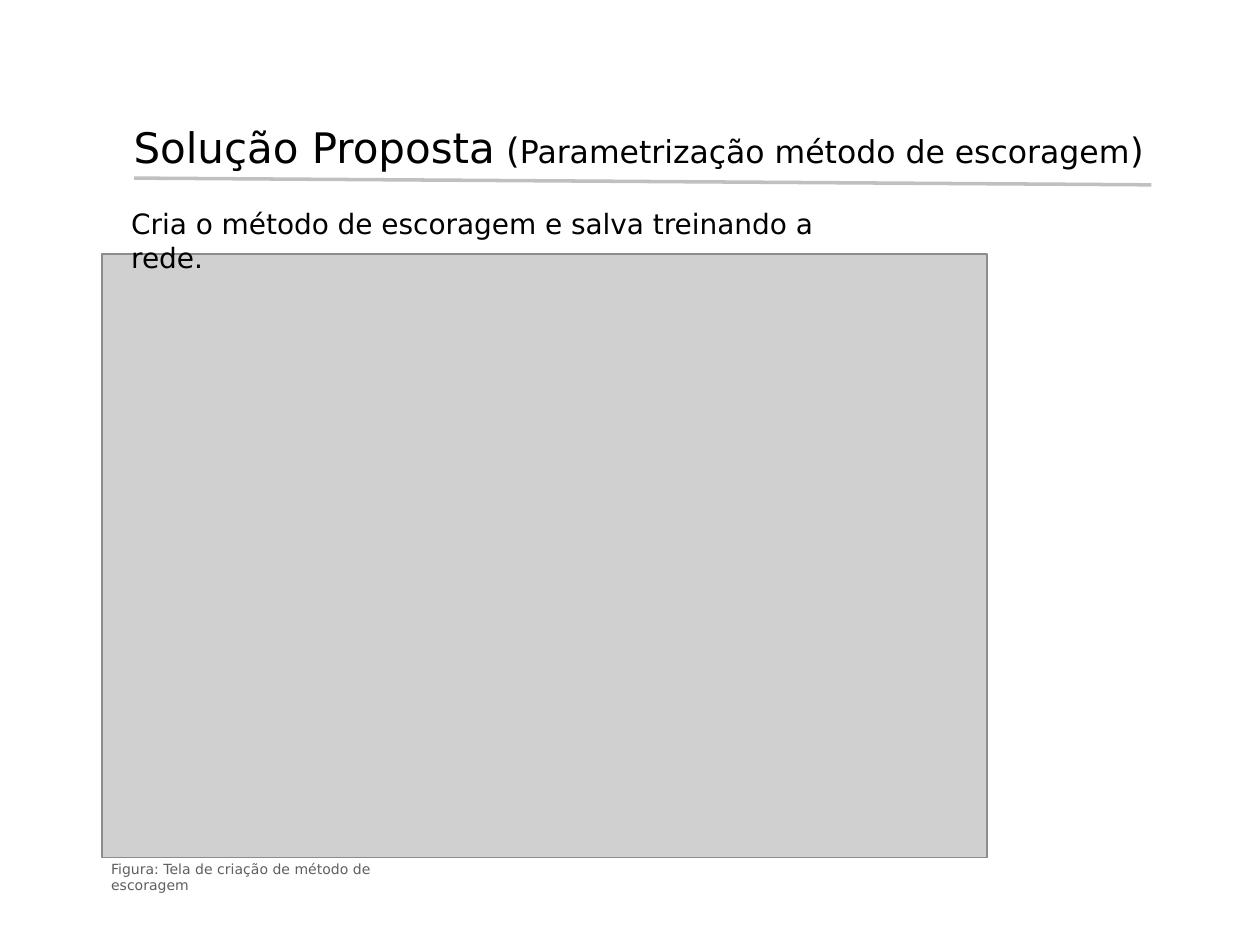
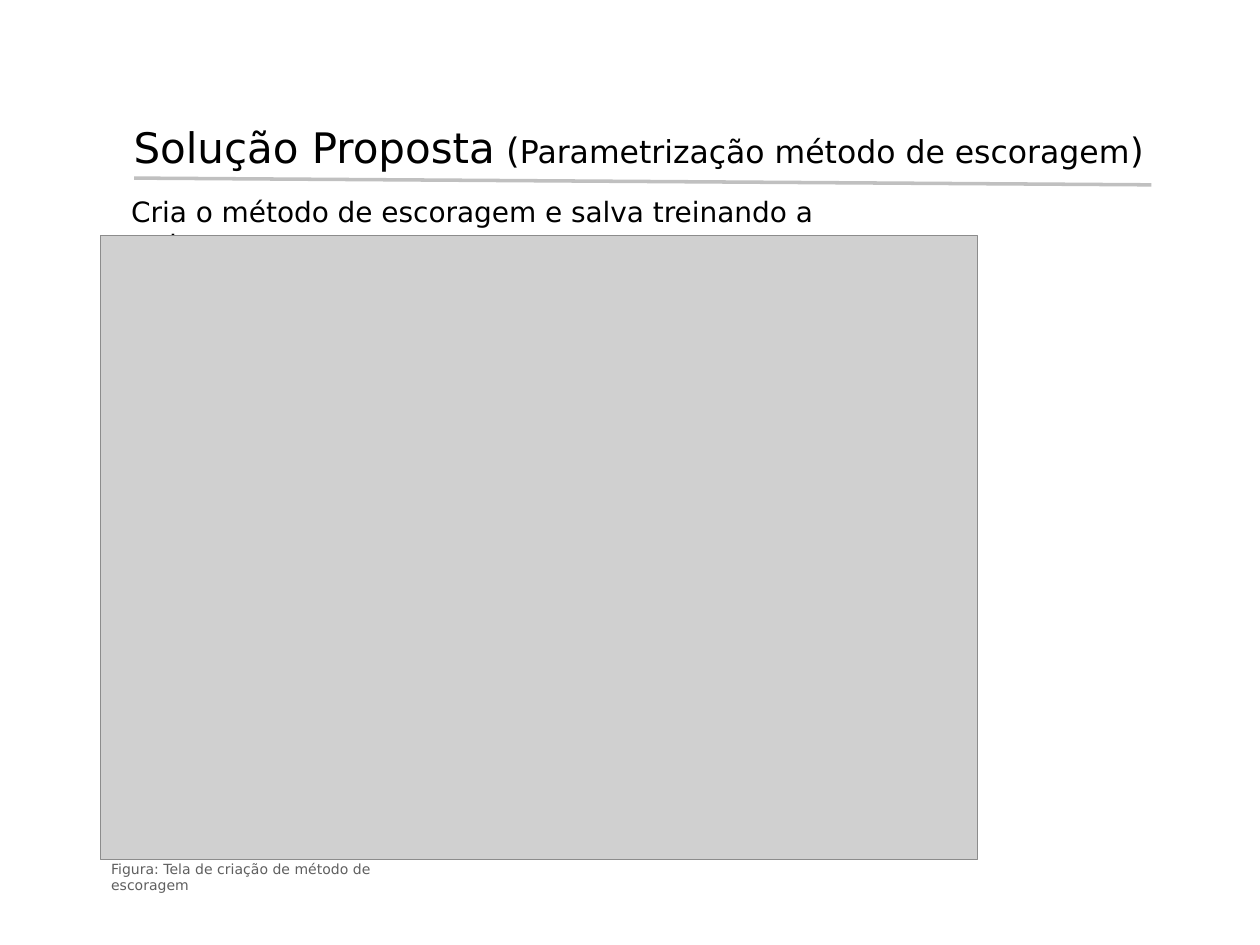
Before and after one commit to rcabral/creditanalyst, a slide deck: slide 14 of Apresentacao_Hermes/Apresentacao_Hermes.ppt. Drawn at 1260x945 pixels with LibreOffice and Linux fonts; fonts in the diff are those of the drawing; grey boxes stand for pictures; background and template pictures are left out. Boxes give left, top, right and bottom in pixels: in the first picture for what was removed or moved away, otherwise in the second. Text is boxed around its words. In the diff, an @@ line names an element or a change of style, - is before the commit and + after.

```diff
--- a/Apresentacao_Hermes/Apresentacao_Hermes.ppt
+++ b/Apresentacao_Hermes/Apresentacao_Hermes.ppt
@@ text "Cria o método de escoragem ..." rewrapped from box(131, 212, 813, 240) to box(131, 199, 813, 236) @@
@@ picture: place and size @@
-picture at box(102, 255, 988, 858)
+picture at box(101, 236, 978, 859)
```
Also in this commit, not shown: 4 other slides changed.
